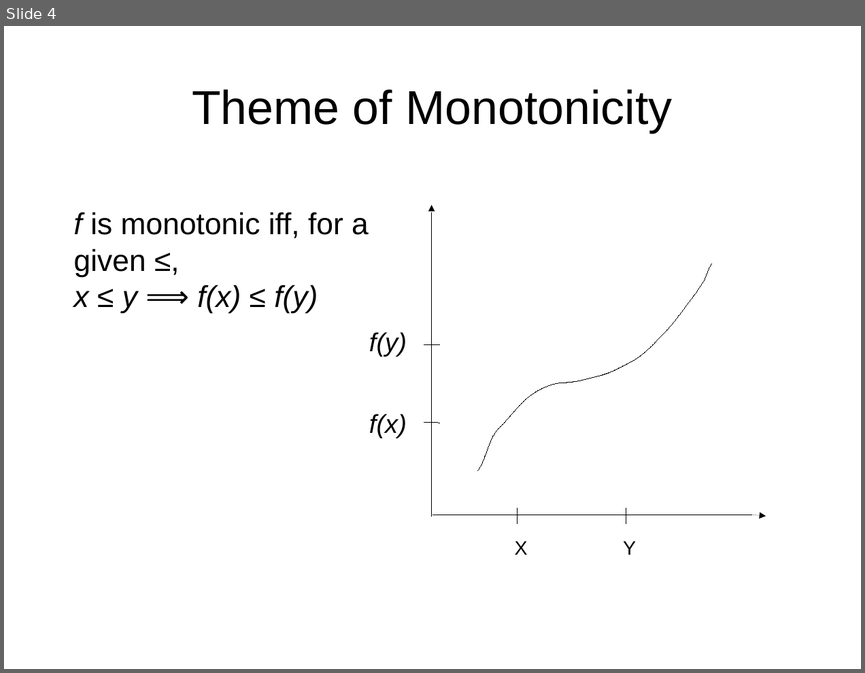
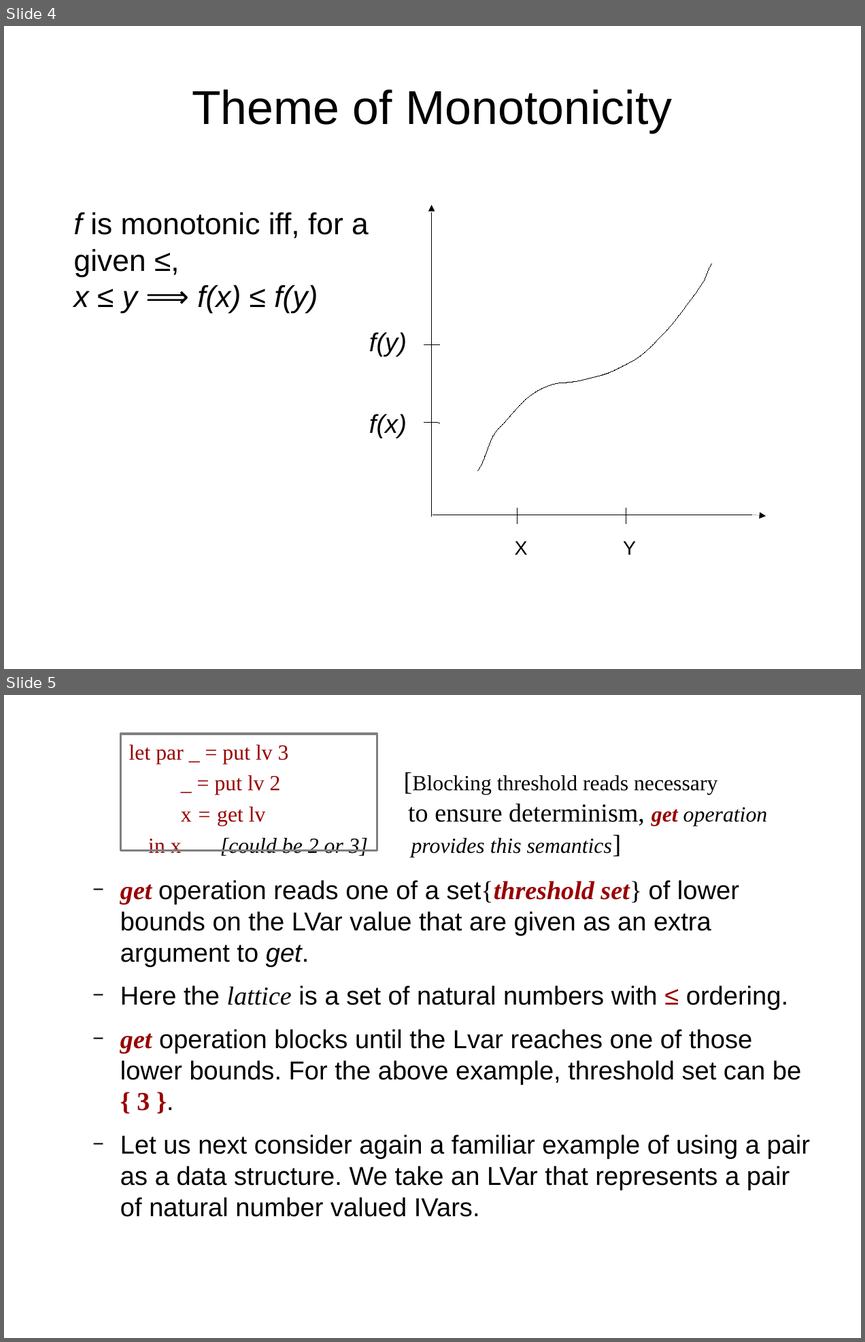
Before and after one commit to sentinel88/Personal, a slide deck: outline.odp. Shown one above the other, each under a label of ours: slide 4 before the commit, slides 4 and 5 after it. The pictures are 865x673 and 865x1342 pixels, drawn with LibreOffice and Linux fonts; fonts in the diff are those of the drawing. Boxes give left, top, right and bottom in pixels: in the first picture for what was removed or moved away, otherwise in the second. Text is boxed around its words. In the diff, an @@ line names an element or a change of style, - is before the commit and + after.

```diff
--- a/outline.odp
+++ b/outline.odp
@@ slide 5 added at <box>4,695,861,1338</box>, background #FFFFFF @@
@@ rectangle added at <box>121,734,377,851</box>, outline #808080 2.3 pt @@
@@ text added at <box>120,745,810,1217</box>, 24 pt, text #000000 @@
+let par _ = put lv 3 _ = put lv 2 [Blocking threshold reads necessary x = get lv to ensure determinism, get operation in x [could be 2 or 3] provides this semantics]
+  − get operation reads one of a set{threshold set} of lower bounds on the LVar value that are given as an extra argument to get.
+  − Here the lattice is a set of natural numbers with ≤ ordering.
+  − get operation blocks until the Lvar reaches one of those lower bounds. For the above example, threshold set can be { 3 }.
+  − Let us next consider again a familiar example of using a pair as a data structure. We take an LVar that represents a pair of natural number valued IVars.
```
Also in this commit, not shown: 3 other files.
